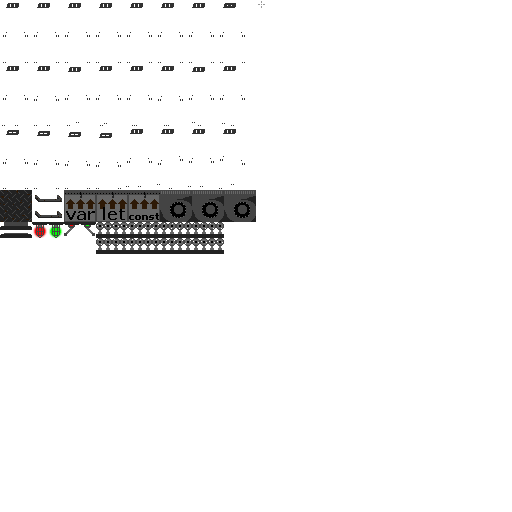
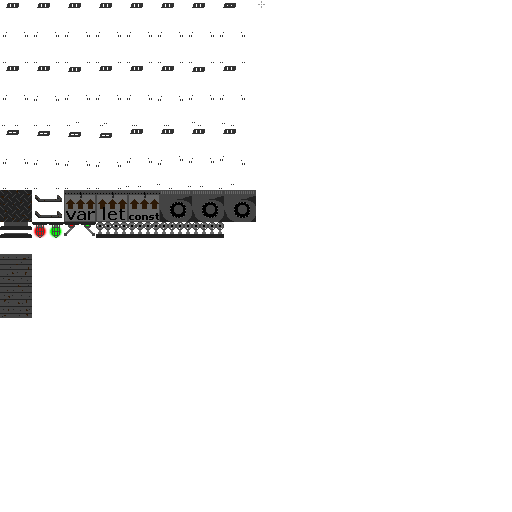
Before/after of a 512x512 layered artwork. What changed in the layer stack:
painted on "Background" over [0, 238, 224, 318]
